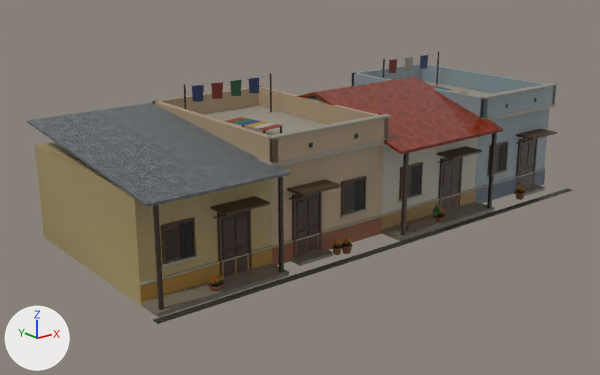
A saved change to the glTF model public/assets/models/abadi_row_b.glb.
Rendered twice from a 50 mm camera at (-19.4, -23.2, 10.3) aimed at (-1.0, -0.3, 1.1). Lighting does not change. The marker at lower left points along +X, +Y and +Z. The picture after the commit comes second. Where no turn or scale is listed for an object, it has been applied to the vertices. Vertices at exactly the same position are counted once.

In view in the first picture: 'hb_main', 'hb_terracotta', 'hb_tin'.
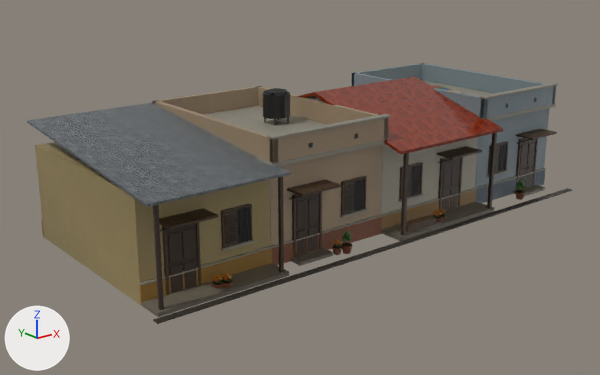
Where the newer file only moved an object's origin or applied its transform, the numbers keep the older frame.

Location of each change, (x1, y1, x2, y2) in pixels of the pictures (600 x 375 px; the box of a moved part takes in the faces that stretch with it):
'hb_main', reshaped
    before: (35, 51, 573, 324)
    after: (35, 63, 573, 324)
part 1 of me_blk, moved or reshaped (not visible afterwards)
    before: (211, 196, 270, 215)
part 2 of me_blk, moved or reshaped (not visible afterwards)
    before: (162, 255, 198, 267)
part 3 of me_blk, moved or reshaped
    before: (217, 214, 223, 277)
    after: (196, 222, 201, 285)
part 4 of me_blk, moved or reshaped
    before: (223, 249, 235, 277)
    after: (170, 264, 183, 293)
part 5 of me_blk, moved or reshaped
    before: (236, 246, 248, 273)
    after: (184, 260, 197, 289)
part 6 of me_blk, moved or reshaped
    before: (221, 210, 249, 260)
    after: (159, 208, 218, 229)
part 7 of me_blk, added
    after: (221, 239, 255, 251)
part 8 of me_blk, moved or reshaped
    before: (189, 221, 192, 256)
    after: (239, 209, 241, 242)
part 9 of me_blk, moved or reshaped
    before: (186, 222, 189, 257)
    after: (241, 209, 243, 242)
part 10 of me_blk, deleted
    before: (183, 51, 440, 284)
part 11 of me_blk, moved or reshaped
    before: (161, 87, 525, 291)
    after: (41, 87, 525, 295)
part 12 of me_blk, edited (looks the same)
    both: (35, 64, 558, 317)

Patch to the scene script:
```diff
--- a/public/assets/models/abadi_row_b.glb.py
+++ b/public/assets/models/abadi_row_b.glb.py
@@ me_blk @@
 # used by ob_hb_main; location = (0.0, -0.58, 2.47)
-me_blk.from_pydata(...)  # 4676 vertices, 8374 faces; spans x -9.6..9.6, y -4.2..4.2, z -2.5..2.5
+me_blk.from_pydata(...)  # 5168 vertices, 9296 faces; spans x -9.6..9.6, y -4.2..4.2, z -2.5..2.3
+# me_blk part 1: the loose piece of 32 vertices spanning x -7.0..-5.4, y -3.7..-2.9, z -0.1..0.0 is scaled about its middle by (0.575, 0.0682, 0.778), then moved by (-0.2, 7.5, -0.3)
+# me_blk part 2: the loose piece of 32 vertices spanning x -8.7..-7.5, y -3.1..-2.9, z -1.4 is moved by (1.7, 7.1, 0.2)
+# me_blk part 3: the loose piece of 32 vertices spanning x -6.8..-6.7, y -3.0..-2.9, z -2.5..-0.3 is moved by (-0.8, 0.0, 0.0)
+# me_blk part 4: the loose piece of 32 vertices spanning x -6.6..-6.2, y -3.0, z -2.3..-1.5 is moved by (-1.8, 0.0, 0.0)
+# me_blk part 5: the loose piece of 32 vertices spanning x -6.1..-5.7, y -3.0, z -2.3..-1.5 is moved by (-1.8, 0.0, 0.0)
+# me_blk part 6: the loose piece of 32 vertices spanning x -6.7..-5.7, y -3.0..-2.9, z -2.5..-0.4 is scaled about its middle by (1.6, 14.6, 0.0235), then moved by (-1.8, -0.4, 1.4)
+# me_blk part 7: the loose piece of 32 vertices spanning x -6.7..-5.7, y -3.0..-2.9, z -2.5..-0.4 is copied, and the copy is scaled about its middle by (1.15, 2.68, 0.0306), then moved by (0.1, 0.0, 0.0); it spans x -6.7..-5.5, y -3.1..-2.9, z -1.4
+# me_blk part 8: the loose piece of 8 vertices spanning x -7.7, y -3.0, z -1.4..-0.3 is moved by (1.7, 0.0, 0.0)
+# me_blk part 9: the loose piece of 8 vertices spanning x -7.8, y -3.0, z -1.4..-0.3 is moved by (1.9, 0.0, 0.0)
+# me_blk part 10: 31 loose pieces with 236 vertices, spanning x -7.9..8.9, y -3.7..2.8, z -2.1..2.5, are deleted
+# me_blk part 11: 191 vertices moved within x -8.6..7.2, y -3.7..4.1, z -2.5..1.4; 389 vertices removed from x -8.6..7.2, y -3.7..1.3, z -2.5..1.4; 965 vertices added at x -9.4..9.4, y -3.7..4.2, z -2.5..2.3
+# me_blk part 12: 5081 kept faces spanning x -9.4..9.5, y -3.9..4.2, z -2.5..1.8 get new vertex colours
+# other edits to the shape of me_blk do not show in these pictures
 me_blk.materials.append(mat_hb_main)
```
